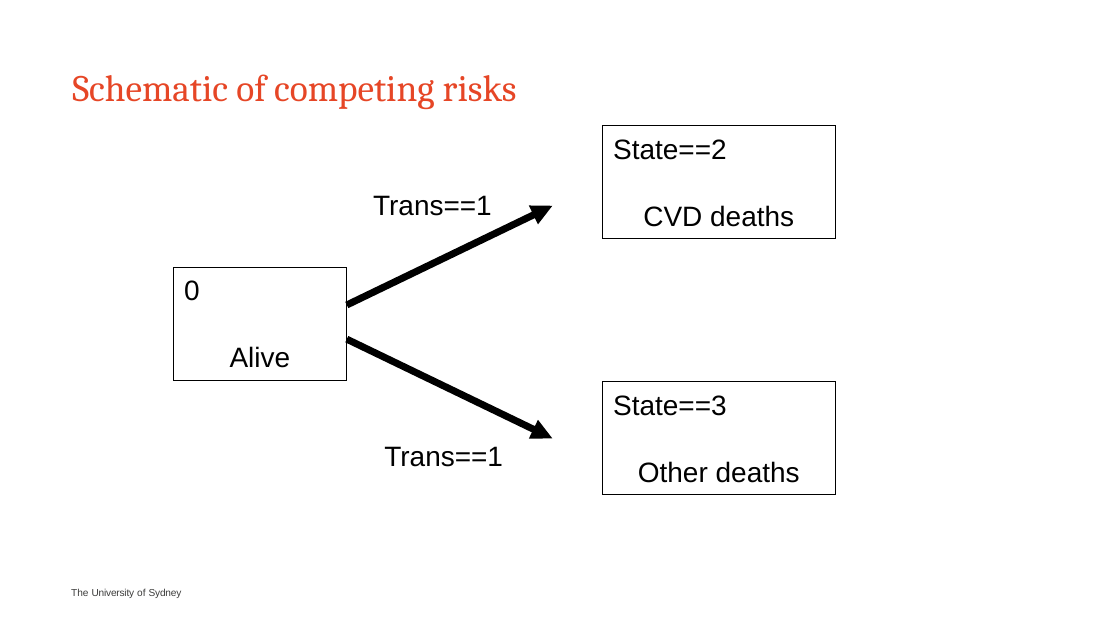
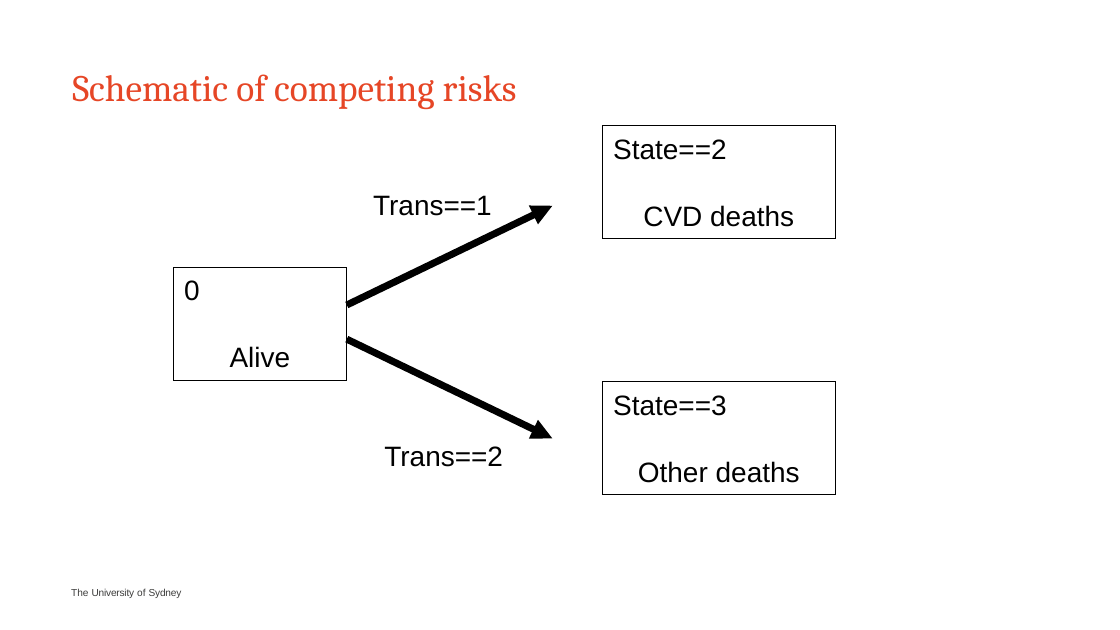
Before and after one commit to NicoleDeLaMata/AdvancedSurvival, a slide deck: slide 10 of D2FlexibleParametric_Pt2.pptx. Drawn at 1120x630 pixels with LibreOffice and Linux fonts; fonts in the diff are those of the drawing. Boxes give left, top, right and bottom in pixels: in the first picture for what was removed or moved away, otherwise in the second. Text is boxed around its words. In the diff, an @@ line names an element or a change of style, - is before the commit and + after.

```diff
--- a/D2FlexibleParametric_Pt2.pptx
+++ b/D2FlexibleParametric_Pt2.pptx
@@ text at bbox=[384, 446, 503, 467]: text changed @@
-Trans==1
+Trans==2
```
